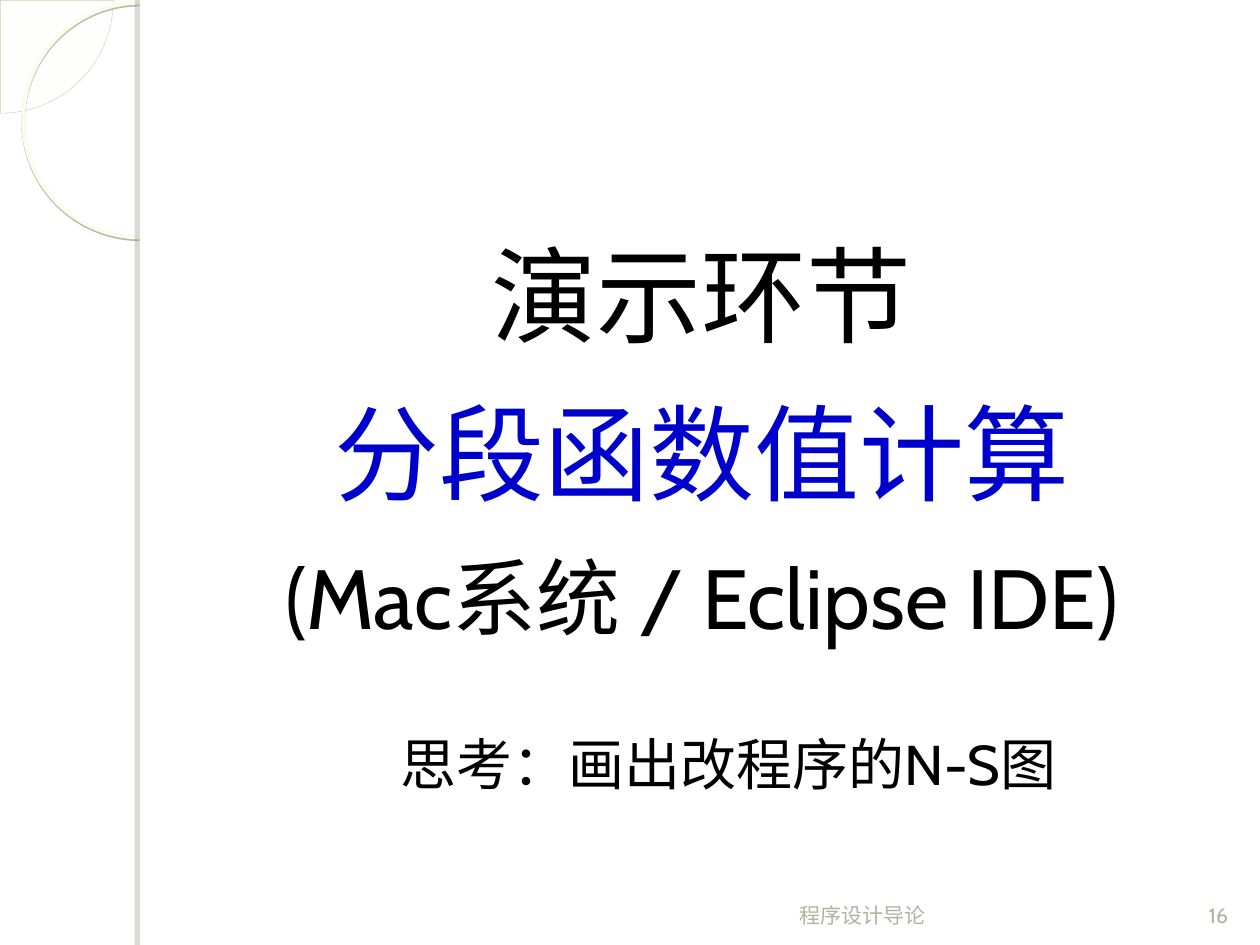
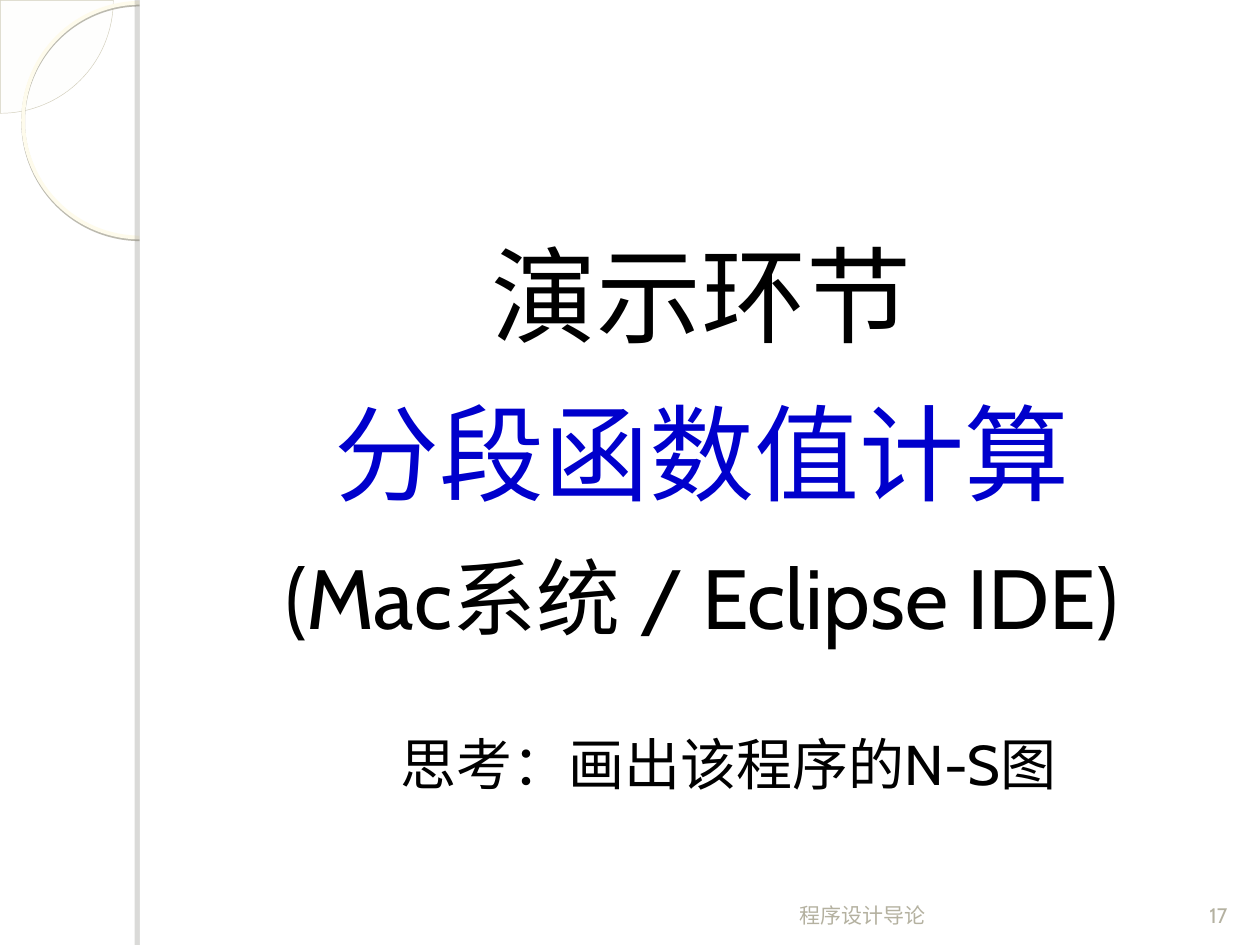
Before and after one commit to fanju1984/introduction-to-programming, a slide deck: slide 17 of introduction-to-programming/slides/2017/04-Control-Statement-2.ppt (slide 16 before the commit). Drawn at 1260x945 pixels with LibreOffice and Linux fonts; fonts in the diff are those of the drawing; background and template pictures are left out. Boxes give left, top, right and bottom in pixels: in the first picture for what was removed or moved away, otherwise in the second. Text is boxed around its words. In the diff, an @@ line names an element or a change of style, - is before the commit and + after.

```diff
--- a/introduction-to-programming/slides/2017/04-Control-Statement-2.ppt
+++ b/introduction-to-programming/slides/2017/04-Control-Statement-2.ppt
@@ text at <box>400,738,1056,790</box>: text changed @@
-  思考：画出改程序的N-S图
+  思考：画出该程序的N-S图
@@ page number at <box>1209,908,1227,923</box>: text changed @@
-16
+17
```
Also in this commit, not shown: 3 other slides changed, 4 slides added, 3 slides removed, 1 other file.
